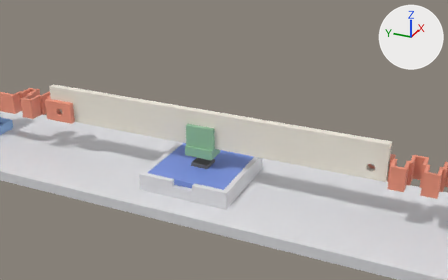
One commit to the Blender file Гитара_струна_тест.blend: the scene before it, then after it.
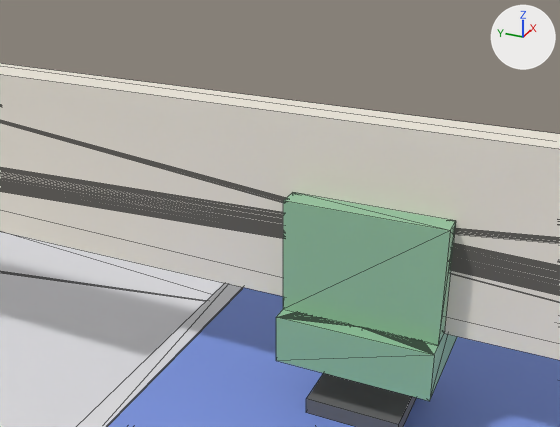
Old and new are each drawn from a camera (50 mm lens) standing at (-138.8, -68.8, 85.6) and looking at (0.8, -6.0, 15.8) and again close up from a camera (50 mm lens) standing at (-33.2, -9.8, 34.3) and looking at (-2.3, 4.1, 18.9). The axes (+X, +Y, +Z) are drawn at upper right. The lights are the same throughout. The older version's two pictures come first. The close-ups show mesh edges as thin lines.

Names of what the first close-up shows: 'Г_обойма', 'плата_AS5600', 'плита_v2', 'струна', 'чип_AS5600', 'щека'.
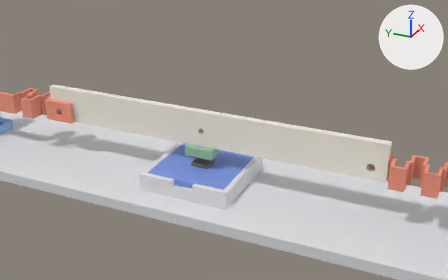
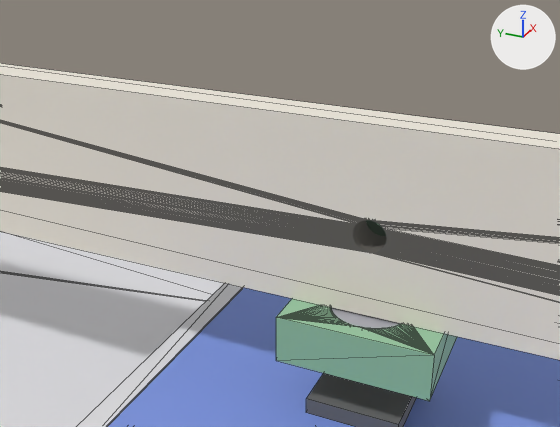
What differs and where, as boxes [x1, y1, x2, y2] in the close-ups (560 x 427 px):
'щека', deleted: before [283, 192, 456, 346]

Patch to the scene script:
```diff
--- a/Гитара_струна_тест.blend.py
+++ b/Гитара_струна_тест.blend.py
@@ ob_щека @@
-ob_щека = bpy.data.objects.new('щека', me_gst_plastina)
-ob_щека.location = (0.0, 0.0, 13.5)
```
